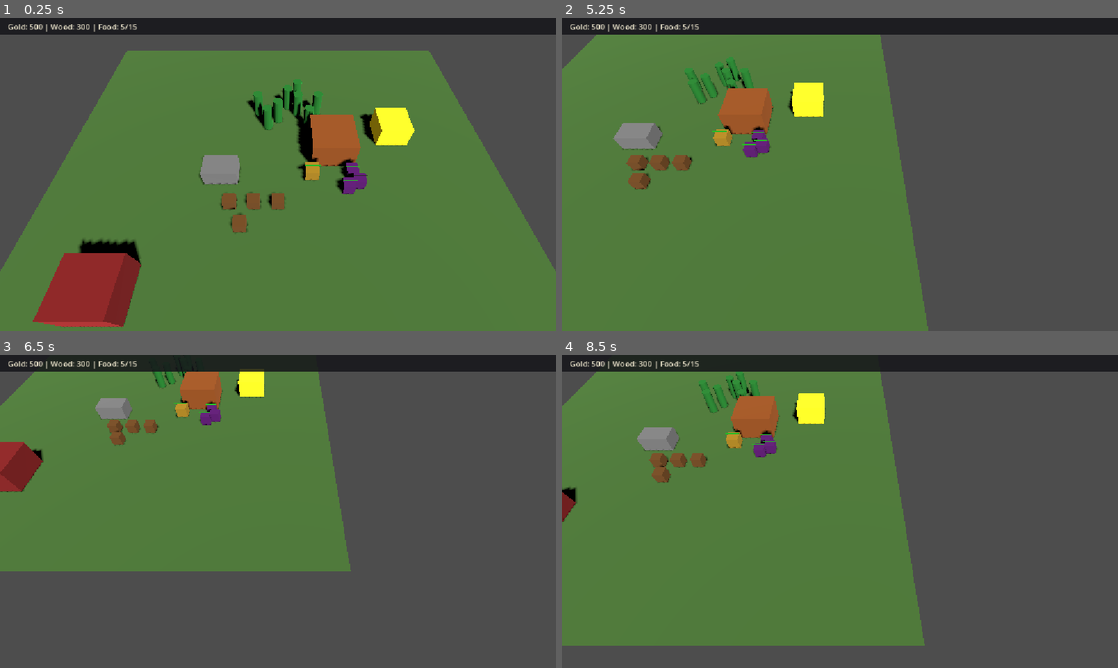
Above: before the commit, frames 1-4 (two rows, left to right).
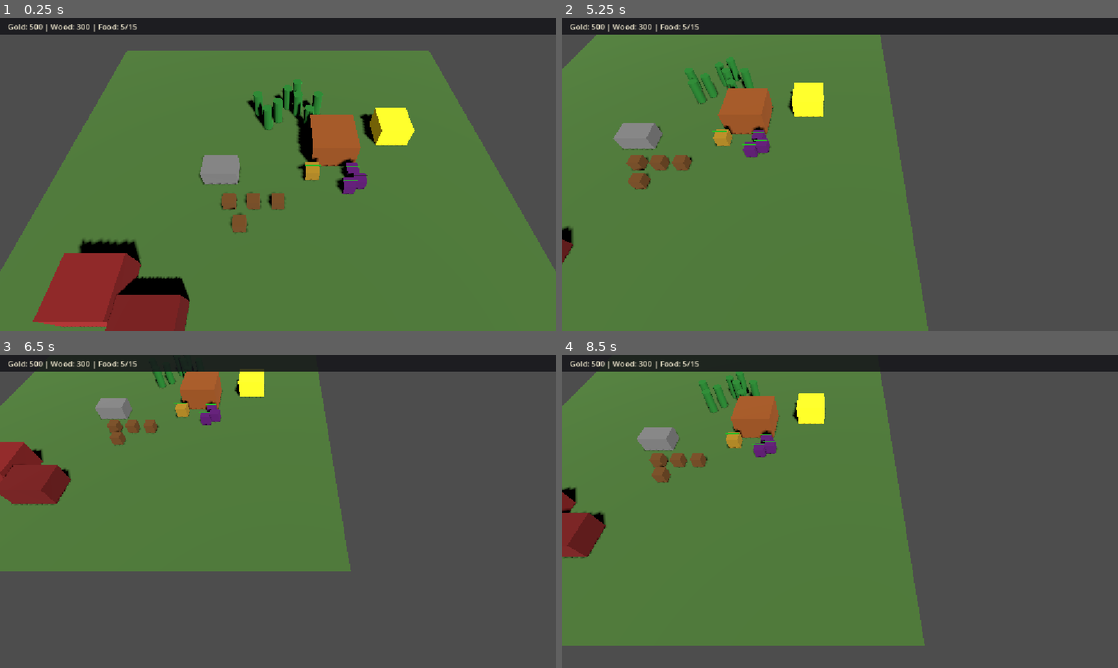
Above: after the commit, the same moments.

Repository: nplvkntx/endless-battle
Game: Godot game, scene res://scenes/main.tscn
Same seed, same stepped clock (60 frames per second), same inputs: the game is played once before the commit and once after it.
Inputs (mouse positions are in pixels of both pictures, inside the frame that each line leads up to):
- Up to frame 1 (0.25 s): no input
- Up to frame 2 (5.25 s): tap Enter at 0.5 s; move the mouse to (962, 158) at 0.52 s; hold Right (ui_right) 0.53-1.25 s; tap B at 0.6, 5.1 s; click (962, 158) at 0.67 s; drag from (728, 190) to (812, 237) at 1.27 s; tap Space at 2 s; move the mouse to (895, 105) at 2.02 s; hold Right (ui_right) 2.03-2.75 s; tap T at 2.1 s; drag from (812, 237) to (673, 127) at 2.77 s; move the mouse to (1006, 221) at 3.52 s; hold Left (ui_left) 3.53-4.25 s; tap Q at 3.6 s; drag from (673, 127) to (756, 96) at 4.27 s; move the mouse to (867, 174) at 5.02 s; hold Down (ui_down) from 5.03 s (still down); click (867, 174) at 5.17 s
- Up to frame 3 (6.5 s): release Down (ui_down) at 5.75 s; drag from (194, 433) to (166, 527) at 5.77 s
- Up to frame 4 (8.5 s): tap Enter at 6.5 s; move the mouse to (962, 495) at 6.52 s; hold Up (ui_up) 6.53-7.25 s; tap T at 6.6 s; drag from (728, 527) to (812, 574) at 7.27 s; tap Space at 8 s; move the mouse to (895, 442) at 8.02 s; hold Down (ui_down) from 8.03 s (still down); tap Q at 8.1 s

The runs differ from the first frame. In frame 1, 1.9% of the frame differs, in the area x 18-35%, y 82-100%; in frame 2, 0.2%; in frame 3, 1.0%; in frame 4, 1.0%.

Commit message:
Add enemy barracks to MVP scene

Diff:
--- a/scenes/main.tscn
+++ b/scenes/main.tscn
@@ -19,6 +19,7 @@
 [ext_resource type="PackedScene" path="res://scenes/units/hero.tscn" id="15_hero"]
 [ext_resource type="Script" path="res://scripts/components/health_component.gd" id="19_health_component"]
 [ext_resource type="Script" path="res://scripts/systems/match_manager.gd" id="20_match_manager"]
+[ext_resource type="PackedScene" path="res://scenes/buildings/barracks.tscn" id="21_barracks"]
 
 [sub_resource type="StyleBoxFlat" id="StyleBoxFlat_resource_bar"]
 bg_color = Color(0.08, 0.08, 0.1, 0.85)
@@ -83,6 +84,9 @@
 
 [sub_resource type="StandardMaterial3D" id="StandardMaterial3D_enemy_command_center"]
 albedo_color = Color(0.65, 0.15, 0.15, 1)
+
+[sub_resource type="StandardMaterial3D" id="StandardMaterial3D_enemy_barracks"]
+albedo_color = Color(0.55, 0.12, 0.12, 1)
 
 [sub_resource type="BoxMesh" id="BoxMesh_command_center"]
 size = Vector3(4, 2.5, 4)
@@ -541,6 +545,16 @@
 script = ExtResource("19_health_component")
 max_health = 500
 
+[node name="EnemyBarracks" parent="." groups=["enemy_command_center"] instance=ExtResource("21_barracks")]
+transform = Transform3D(1, 0, 0, 0, 1, 0, 0, 0, 1, -8, 1, 12)
+
+[node name="MeshInstance3D" parent="EnemyBarracks" index="0"]
+surface_material_override/0 = SubResource("StandardMaterial3D_enemy_barracks")
+
+[node name="HealthComponent" type="Node" parent="EnemyBarracks"]
+script = ExtResource("19_health_component")
+max_health = 300
+
 [node name="Farm" parent="." instance=ExtResource("10_farm")]
 transform = Transform3D(1, 0, 0, 0, 1, 0, 0, 0, 1, -5, 0.75, 0)
 
--- a/scripts/buildings/barracks.gd
+++ b/scripts/buildings/barracks.gd
@@ -23,6 +23,38 @@
 var _rally_point: Vector3 = Vector3.ZERO
 var _rally_marker: MeshInstance3D = null
 
+@onready var _health_component: HealthComponent = get_node_or_null(
+	"HealthComponent"
+) as HealthComponent
+
+
+func _ready() -> void:
+	super._ready()
+	if building_state.is_empty():
+		set_completed()
+
+	if _health_component != null and _health_component.has_signal("health_depleted"):
+		_health_component.health_depleted.connect(_on_health_depleted, CONNECT_ONE_SHOT)
+
+
+func take_damage(amount: float, _attacker = null) -> void:
+	if _health_component == null or _health_component.current_health <= 0:
+		return
+
+	if not _health_component.has_method("take_damage"):
+		return
+
+	_health_component.take_damage(maxi(0, int(amount)))
+
+
+func _on_health_depleted() -> void:
+	if _rally_marker != null and is_instance_valid(_rally_marker):
+		_rally_marker.queue_free()
+		_rally_marker = null
+
+	destroy_building()
+	queue_free()
+
 
 func get_swordsman_queue_count() -> int:
 	return _swordsman_queue_count
